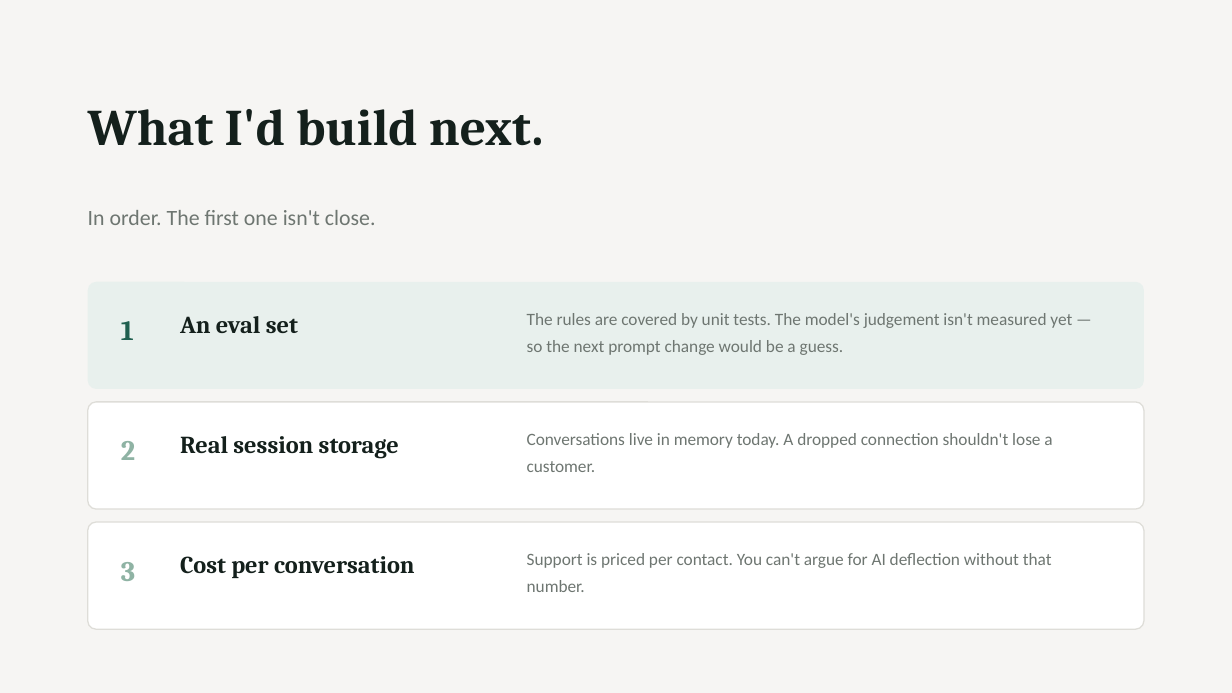
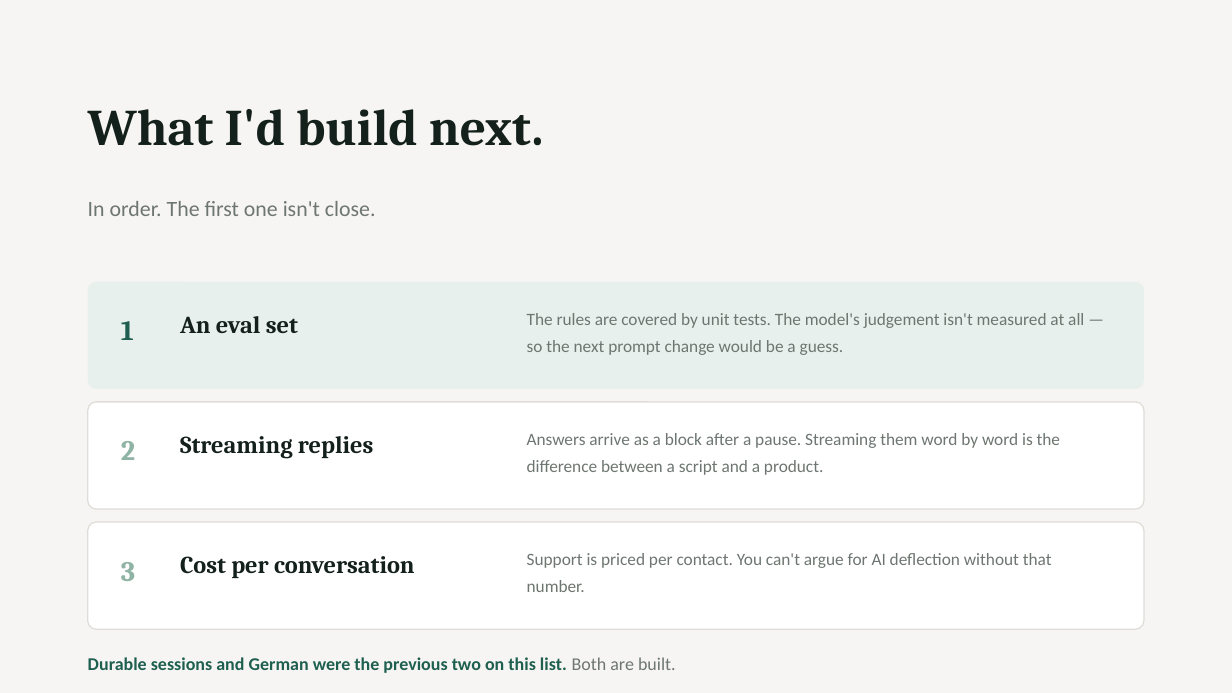
Before and after one commit to Seyfu42/bookly-support-agent, a slide deck: slide 5 of deck/bookly-agent-deck.pptx. Drawn at 1232x693 pixels with LibreOffice and Linux fonts; fonts in the diff are those of the drawing. Boxes give left, top, right and bottom in pixels: in the first picture for what was removed or moved away, otherwise in the second. Text is boxed around its words. In the diff, an @@ line names an element or a change of style, - is before the commit and + after.

```diff
--- a/deck/bookly-agent-deck.pptx
+++ b/deck/bookly-agent-deck.pptx
@@ text "In order. The first one ...": place and size @@
-text "In order. The first one ..." at bbox=[88, 210, 376, 225]
+text "In order. The first one ..." at bbox=[88, 201, 376, 216]
@@ text at bbox=[527, 313, 1084, 355]: text changed @@
-The rules are covered by unit tests. The model's judgement isn't measured yet — so the next prompt change would be a guess.
+The rules are covered by unit tests. The model's judgement isn't measured at all — so the next prompt change would be a guess.
@@ text at bbox=[180, 436, 373, 459]: text changed @@
-Real session storage
+Streaming replies
@@ text at bbox=[527, 433, 1060, 475]: text changed @@
-Conversations live in memory today. A dropped connection shouldn't lose a customer.
+Answers arrive as a block after a pause. Streaming them word by word is the difference between a script and a product.
@@ text added at bbox=[88, 657, 676, 673], 14 pt, text #1F5F4F, bold @@
+Durable sessions and German were the previous two on this list. Both are built.
```
Also in this commit, not shown: 1 other slide changed, 1 slide added, 1 slide removed, 4 other files.
